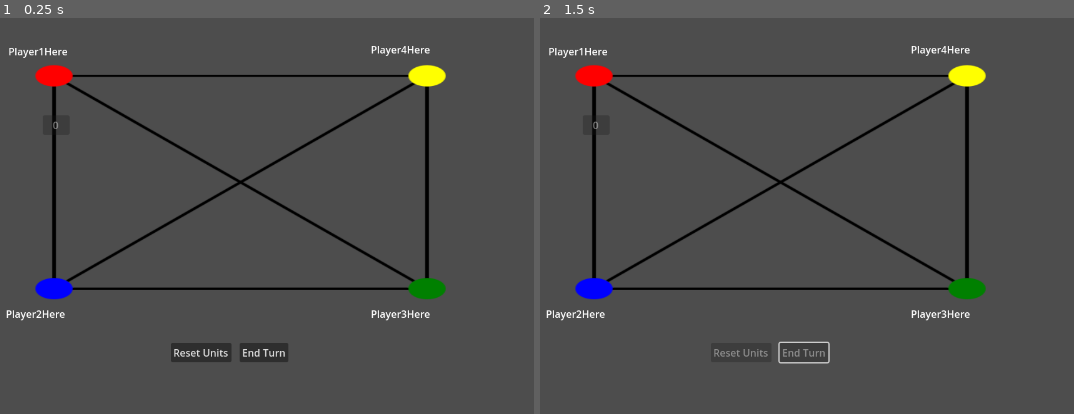
Above: before the commit, frames 1-2 (left to right).
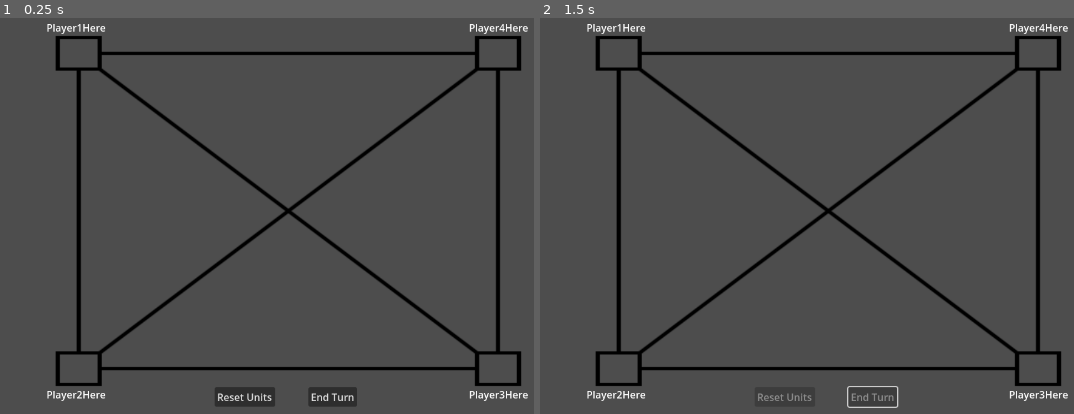
Above: after the commit, the same moments.

Repository: OneWhoLepps/TribalDynamics
Game: Godot game, scene res://Scenes/GameBoard.tscn
Two runs of this game, one before a commit and one after it. Both use one fixed random seed, a clock stepped at 60 frames per second and the inputs below. This scene is started directly instead of the project's main scene.
Inputs:
- Up to frame 1 (0.25 s): no input
- Up to frame 2 (1.5 s): click "End Turn" at 0.5 s; tap Enter at 1.25 s

The runs differ from the first frame. In frame 1, 12% of the frame differs, in the area x 1-99%, y 1-98%; in frame 2, 10%.

Commit message:
cleaning up & tweaking board
-gameboard now color(race) agnostic

Diff:
--- a/Assets/TribalDynamicsBoard.svg
+++ b/Assets/TribalDynamicsBoard.svg
@@ -1,13 +1,18 @@
 <svg xmlns="http://www.w3.org/2000/svg" width="1000" height="800" viewBox="0 0 200 200">
-  <rect x="50" y="50" width="100" height="100" fill="none" stroke="black" />
-  <circle cx="50" cy="50" r="5" fill="red" />
-  <circle cx="150" cy="50" r="5" fill="yellow" />
-  <circle cx="150" cy="150" r="5" fill="green" />
-  <circle cx="50" cy="150" r="5" fill="blue" />
-  <line x1="55" y1="50" x2="145" y2="50" stroke="black" stroke-width="1" />
-  <line x1="53.53553390593274" y1="53.53553390593274" x2="146.46446609406726" y2="146.46446609406726" stroke="black" stroke-width="1" />
-  <line x1="50" y1="55" x2="50" y2="145" stroke="black" stroke-width="1" />
-  <line x1="150" y1="55" x2="150" y2="145" stroke="black" stroke-width="1" />
-  <line x1="146.46446609406726" y1="53.53553390593274" x2="53.53553390593274" y2="146.46446609406726" stroke="black" stroke-width="1" />
-  <line x1="145" y1="150" x2="55" y2="150" stroke="black" stroke-width="1" />
+  <!-- Outer square broken into 4 segments to avoid corner squares -->
+  <line x1="55" y1="50" x2="145" y2="50" stroke="black" stroke-width="1" /> <!-- Top side -->
+  <line x1="150" y1="55" x2="150" y2="145" stroke="black" stroke-width="1" /> <!-- Right side -->
+  <line x1="145" y1="150" x2="55" y2="150" stroke="black" stroke-width="1" /> <!-- Bottom side -->
+  <line x1="50" y1="145" x2="50" y2="55" stroke="black" stroke-width="1" /> <!-- Left side -->
+
+  <!-- Empty black squares at corners with stroke only -->
+  <rect x="45" y="45" width="10" height="10" fill="none" stroke="black" stroke-width="1" />
+  <rect x="145" y="45" width="10" height="10" fill="none" stroke="black" stroke-width="1" />
+  <rect x="145" y="145" width="10" height="10" fill="none" stroke="black" stroke-width="1" />
+  <rect x="45" y="145" width="10" height="10" fill="none" stroke="black" stroke-width="1" />
+
+  <!-- Diagonal TL to BR (trimmed) -->
+  <line x1="55" y1="55" x2="145" y2="145" stroke="black" stroke-width="1" />
+  <!-- Diagonal TR to BL (trimmed) -->
+  <line x1="145" y1="55" x2="55" y2="145" stroke="black" stroke-width="1" />
 </svg>
--- a/Assets/icon.svg
+++ b/Assets/icon.svg
@@ -1 +1,14 @@
-<svg height="128" width="128" xmlns="http://www.w3.org/2000/svg"><rect x="2" y="2" width="124" height="124" rx="14" fill="#363d52" stroke="#212532" stroke-width="4"/><g transform="scale(.101) translate(122 122)"><g fill="#fff"><path d="M105 673v33q407 354 814 0v-33z"/><path d="m105 673 152 14q12 1 15 14l4 67 132 10 8-61q2-11 15-15h162q13 4 15 15l8 61 132-10 4-67q3-13 15-14l152-14V427q30-39 56-81-35-59-83-108-43 20-82 47-40-37-88-64 7-51 8-102-59-28-123-42-26 43-46 89-49-7-98 0-20-46-46-89-64 14-123 42 1 51 8 102-48 27-88 64-39-27-82-47-48 49-83 108 26 42 56 81zm0 33v39c0 276 813 276 814 0v-39l-134 12-5 69q-2 10-14 13l-162 11q-12 0-16-11l-10-65H446l-10 65q-4 11-16 11l-162-11q-12-3-14-13l-5-69z" fill="#478cbf"/><path d="M483 600c0 34 58 34 58 0v-86c0-34-58-34-58 0z"/><circle cx="725" cy="526" r="90"/><circle cx="299" cy="526" r="90"/></g><g fill="#414042"><circle cx="307" cy="532" r="60"/><circle cx="717" cy="532" r="60"/></g></g></svg>
+<svg xmlns="http://www.w3.org/2000/svg" width="2000" height="2000" viewBox="0 0 2000 2000">
+  <!-- Outer square -->
+  <rect x="0" y="0" width="2000" height="2000" fill="none" stroke="black" stroke-width="10"/>
+
+  <!-- Diagonal lines (X), leaving out 250px at each corner -->
+  <line x1="250" y1="250" x2="1750" y2="1750" stroke="black" stroke-width="10"/>
+  <line x1="1750" y1="250" x2="250" y2="1750" stroke="black" stroke-width="10"/>
+
+  <!-- Empty squares in each corner (250x250) -->
+  <rect x="0" y="0" width="250" height="250" fill="white"/>
+  <rect x="1750" y="0" width="250" height="250" fill="white"/>
+  <rect x="0" y="1750" width="250" height="250" fill="white"/>
+  <rect x="1750" y="1750" width="250" height="250" fill="white"/>
+</svg>
--- a/Scenes/GameBoard.tscn
+++ b/Scenes/GameBoard.tscn
@@ -78,10 +78,10 @@
 [node name="Player1" type="Control" parent="."]
 layout_mode = 3
 anchors_preset = 0
-offset_left = 258.0
-offset_top = 136.0
-offset_right = 309.0
-offset_bottom = 169.0
+offset_left = 295.0
+offset_top = 98.0
+offset_right = 346.0
+offset_bottom = 131.0
 
 [node name="StoredUnitCountP1" type="Label" parent="Player1"]
 layout_mode = 0
@@ -91,6 +91,7 @@
 offset_bottom = 33.0
 
 [node name="Button1o2" type="Button" parent="Player1"]
+visible = false
 z_index = 1
 layout_mode = 0
 offset_left = 4.0
@@ -133,19 +134,19 @@
 
 [node name="LabelP1Playername" type="Label" parent="Player1"]
 layout_mode = 0
-offset_left = -51.0
+offset_left = -27.0
 offset_top = -35.0
-offset_right = 109.0
+offset_right = 133.0
 offset_bottom = -12.0
 text = "Player1Here"
 
 [node name="Player2" type="Control" parent="."]
 layout_mode = 3
 anchors_preset = 0
-offset_left = 254.0
-offset_top = 477.0
-offset_right = 309.0
-offset_bottom = 510.0
+offset_left = 292.0
+offset_top = 604.0
+offset_right = 347.0
+offset_bottom = 637.0
 
 [node name="StoredUnitCountP2" type="Label" parent="Player2"]
 layout_mode = 1
@@ -197,19 +198,19 @@
 
 [node name="LabelP2Playername" type="Label" parent="Player2"]
 layout_mode = 0
-offset_left = -51.0
-offset_top = 44.0
-offset_right = 114.0
-offset_bottom = 67.0
+offset_left = -24.0
+offset_top = 46.0
+offset_right = 141.0
+offset_bottom = 69.0
 text = "Player2Here"
 
 [node name="Player3" type="Control" parent="."]
 layout_mode = 3
 anchors_preset = 0
-offset_left = 852.0
-offset_top = 477.0
-offset_right = 903.0
-offset_bottom = 510.0
+offset_left = 964.0
+offset_top = 606.0
+offset_right = 1015.0
+offset_bottom = 639.0
 
 [node name="StoredUnitCountP3" type="Label" parent="Player3"]
 visible = false
@@ -263,19 +264,19 @@
 
 [node name="LabelP3Playername" type="Label" parent="Player3"]
 layout_mode = 0
-offset_left = -65.0
+offset_left = -20.0
 offset_top = 44.0
-offset_right = 112.0
+offset_right = 157.0
 offset_bottom = 67.0
 text = "Player3Here"
 
 [node name="Player4" type="Control" parent="."]
 layout_mode = 3
 anchors_preset = 0
-offset_left = 852.0
-offset_top = 133.0
-offset_right = 907.0
-offset_bottom = 166.0
+offset_left = 962.0
+offset_top = 98.0
+offset_right = 1017.0
+offset_bottom = 131.0
 
 [node name="StoredUnitCountP4" type="Label" parent="Player4"]
 visible = false
@@ -328,46 +329,46 @@
 
 [node name="LabelP4Playername" type="Label" parent="Player4"]
 layout_mode = 0
-offset_left = -65.0
+offset_left = -18.0
 offset_top = -35.0
-offset_right = 116.0
+offset_right = 163.0
 offset_bottom = -12.0
 text = "Player4Here"
 
 [node name="EndTurn" type="Button" parent="."]
-offset_left = 576.5
-offset_top = 579.0
-offset_right = 654.5
-offset_bottom = 610.0
+offset_left = 687.0
+offset_top = 650.0
+offset_right = 765.0
+offset_bottom = 681.0
 text = "End Turn
 "
 script = SubResource("GDScript_itqip")
 
 [node name="Sprite2D" type="Sprite2D" parent="."]
-position = Vector2(578.5, 322)
-scale = Vector2(1.49202, 0.851316)
+position = Vector2(655, 368)
+scale = Vector2(1.677, 1.26125)
 texture = ExtResource("1_tk7qh")
 
 [node name="ResetUnitsButton" type="Button" parent="."]
-offset_left = 466.5
-offset_top = 579.0
-offset_right = 563.5
-offset_bottom = 610.0
+offset_left = 537.0
+offset_top = 650.0
+offset_right = 634.0
+offset_bottom = 681.0
 text = "Reset Units"
 
 [node name="EveryoneLosesScreen" type="Sprite2D" parent="."]
 visible = false
 z_index = 2
-position = Vector2(599, 363.5)
-scale = Vector2(1.44, 1.40591)
+position = Vector2(640, 362.5)
+scale = Vector2(2.13333, 1.94892)
 texture = ExtResource("3_l3wer")
 
 [node name="OverlayContainer" type="Control" parent="."]
 visible = false
 layout_mode = 3
 anchors_preset = 0
-offset_right = 1157.0
-offset_bottom = 642.0
+offset_right = 1280.0
+offset_bottom = 720.0
 
 [node name="VictoryLabel" type="Label" parent="OverlayContainer"]
 z_index = 4
--- a/Scripts/GameBoard.gd
+++ b/Scripts/GameBoard.gd
@@ -478,24 +478,6 @@
 			return $Player3/StoredUnitCountP3
 		4:
 			return $Player4/StoredUnitCountP4
-#func get_suffix_for_color(color: int, suffix: String) -> String:
-	#match color:
-		#0:  # Red
-			#return "1o" + suffix
-		#1:  # Blue
-			#return "2o" + suffix
-		#2:  # Green
-			#return "3o" + suffix
-		#3:  # Yellow
-			#return "4o" + suffix
-	#return suffix  # fallback
-#func get_lane_initial_for_color(color: int) -> String:
-	#match color:
-		#0: return "1"
-		#1: return "2"
-		#2: return "3"
-		#3: return "4"
-	#return ""
 func get_player_id_by_color(seatAssignment: int) -> int:
 	for player_id in GameManager.players:
 		if GameManager.players[player_id].playerTableAssignment == seatAssignment:
